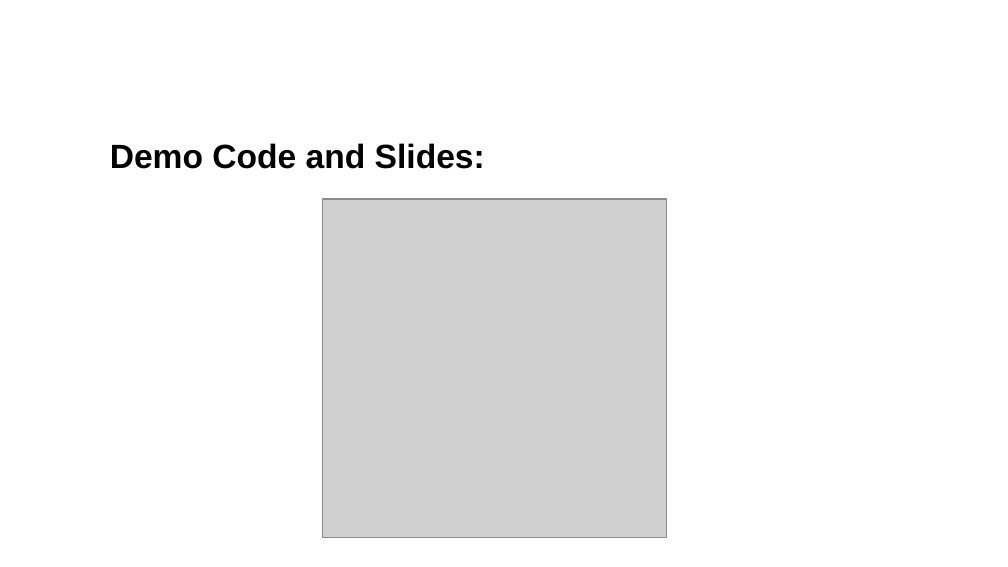
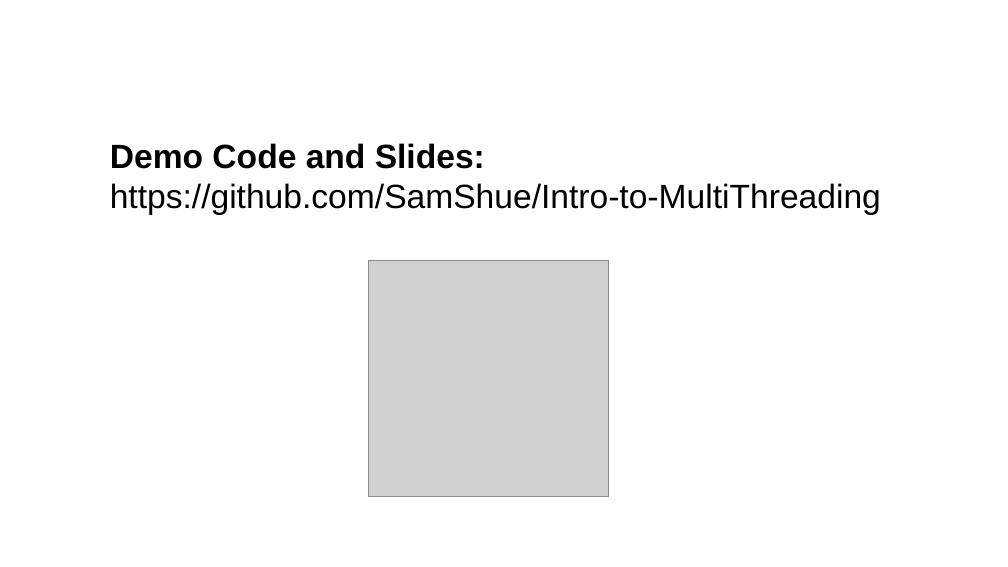
Before and after one commit to SamShue/Intro-to-MultiThreading, a slide deck: slide 2 of IntroToMultiThreading.pptx. Drawn at 1008x567 pixels with LibreOffice and Linux fonts; fonts in the diff are those of the drawing; grey boxes stand for pictures; background and template pictures are left out. Boxes give left, top, right and bottom in pixels: in the first picture for what was removed or moved away, otherwise in the second. Text is boxed around its words. In the diff, an @@ line names an element or a change of style, - is before the commit and + after.

```diff
--- a/IntroToMultiThreading.pptx
+++ b/IntroToMultiThreading.pptx
@@ text at [110, 183, 881, 215]: paragraph added @@
+https://github.com/SamShue/Intro-to-MultiThreading
@@ picture: place and size @@
-picture at [323, 199, 666, 537]
+picture at [368, 260, 609, 497]
```
Also in this commit, not shown: 1 other slide changed, 1 other file.
